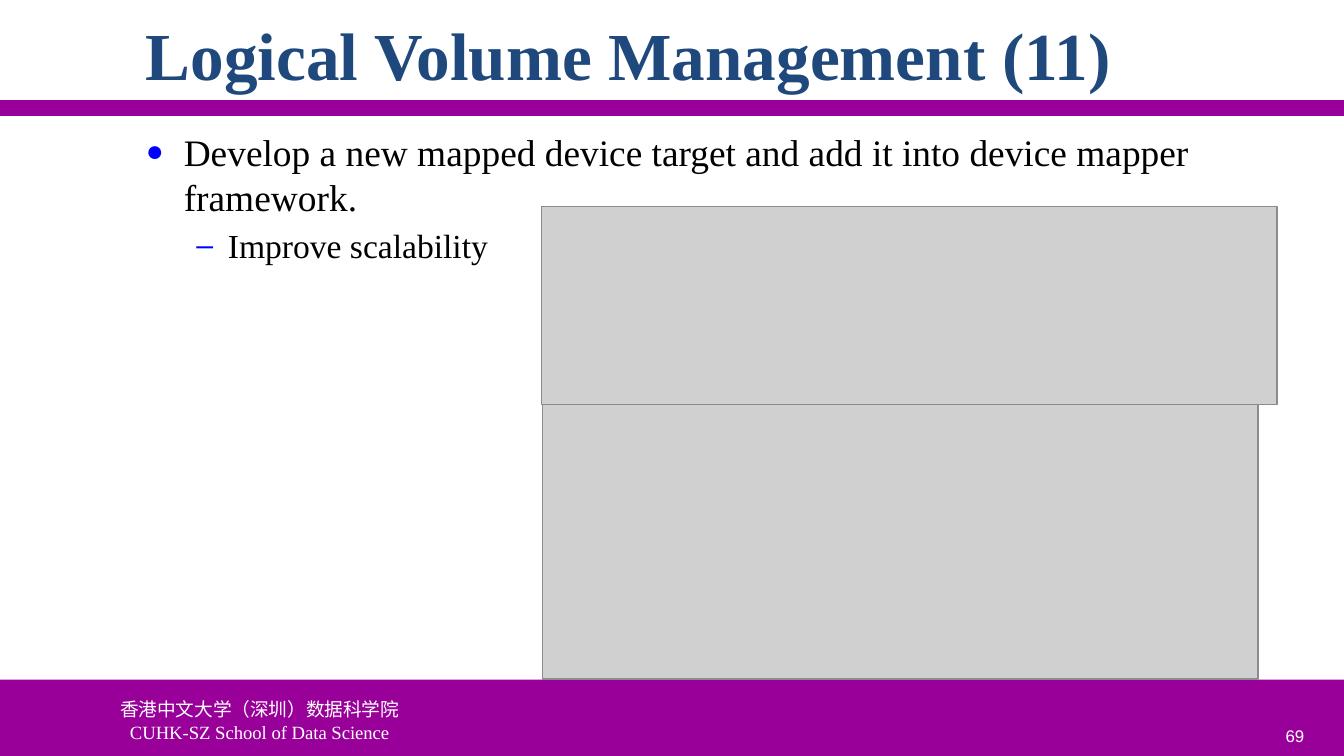
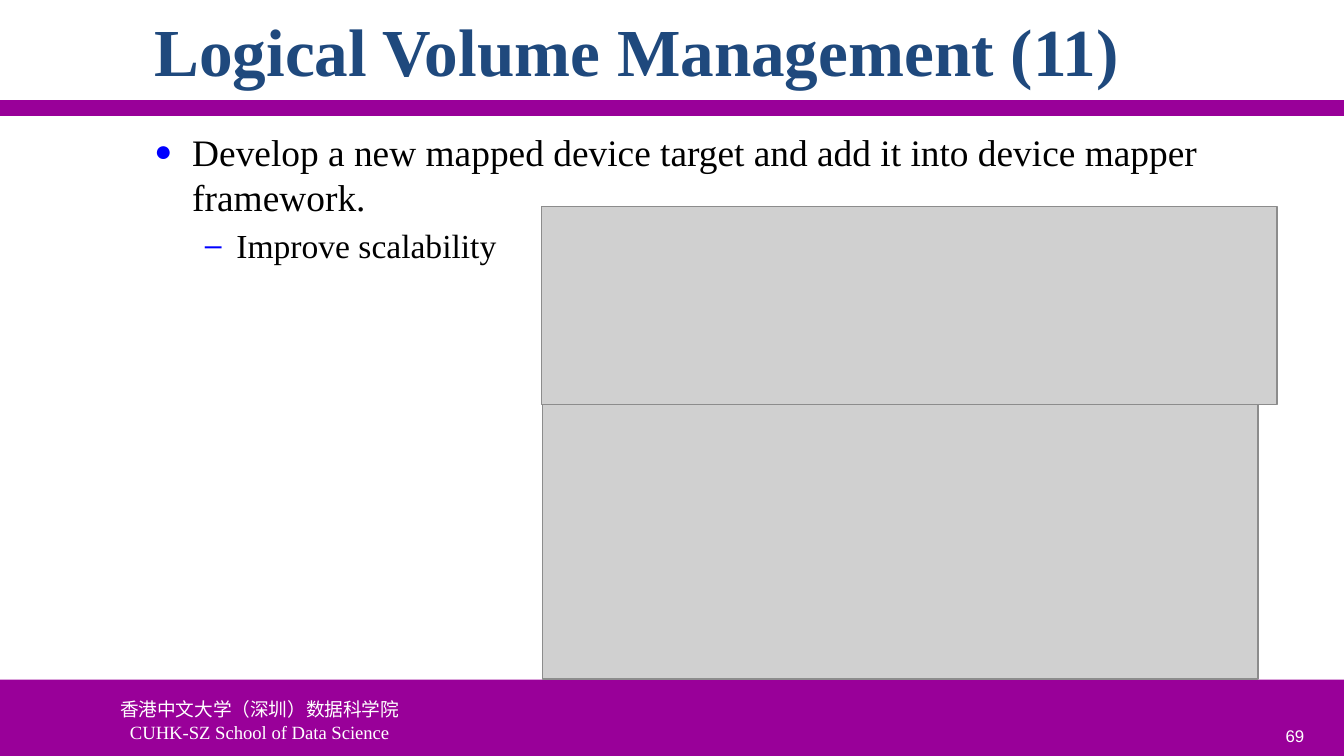
Before and after one commit to ychung1103/ychung1103.github.io, a slide deck: slide 69 of Slides/CSC6103/VT-05 Storage Virtualization.pptx. Drawn at 1344x756 pixels with LibreOffice and Linux fonts; fonts in the diff are those of the drawing; grey boxes stand for pictures; background and template pictures are left out. Boxes give left, top, right and bottom in pixels: in the first picture for what was removed or moved away, otherwise in the second. Text is boxed around its words. In the diff, an @@ line names an element or a change of style, - is before the commit and + after.

```diff
--- a/Slides/CSC6103/VT-05 Storage Virtualization.pptx
+++ b/Slides/CSC6103/VT-05 Storage Virtualization.pptx
@@ title "Logical Volume Management (11)": place and size @@
-title "Logical Volume Management (11)" at bbox=[146, 33, 1110, 93]
+title "Logical Volume Management (11)" at bbox=[154, 29, 1119, 89]
@@ text "Develop a new mapped device ...": place and size @@
-text "Develop a new mapped device ..." at bbox=[184, 140, 1188, 265]
+text "Develop a new mapped device ..." at bbox=[192, 140, 1197, 265]
```
Also in this commit, not shown: 97 other slides changed, 1 other file.
